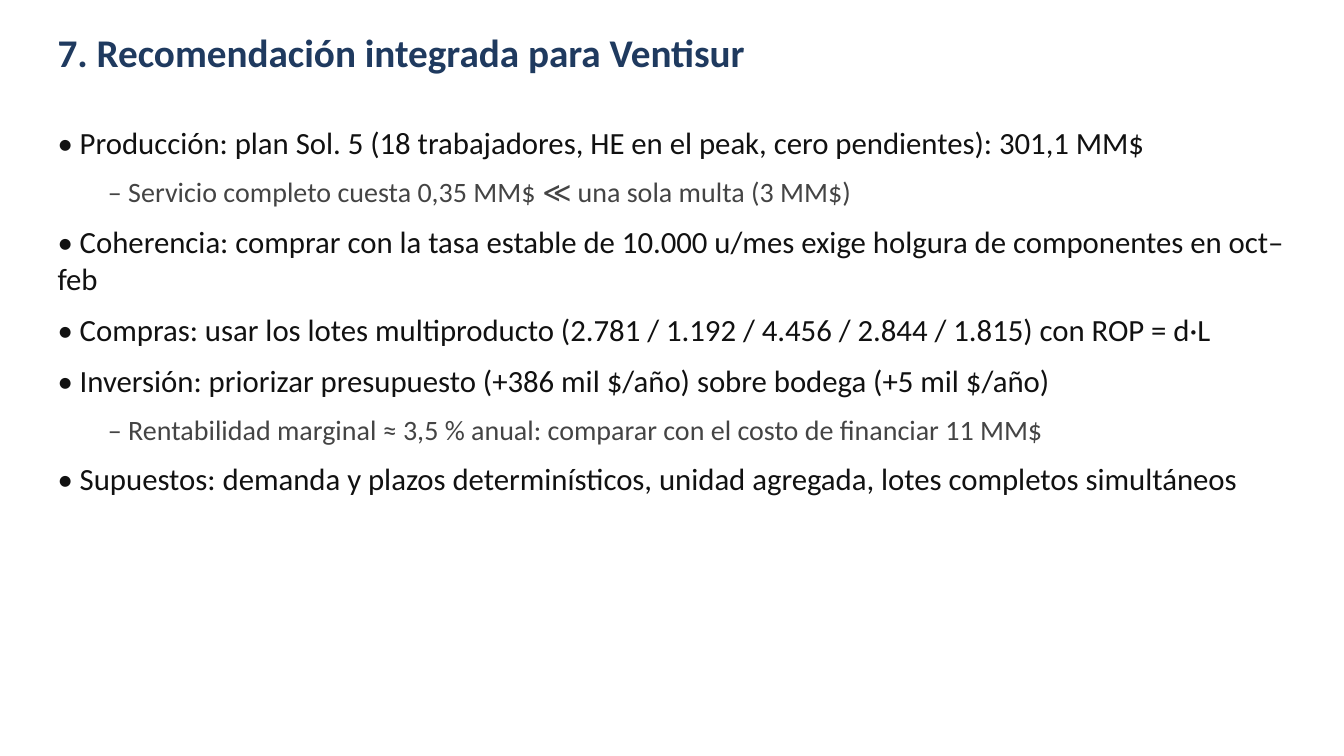
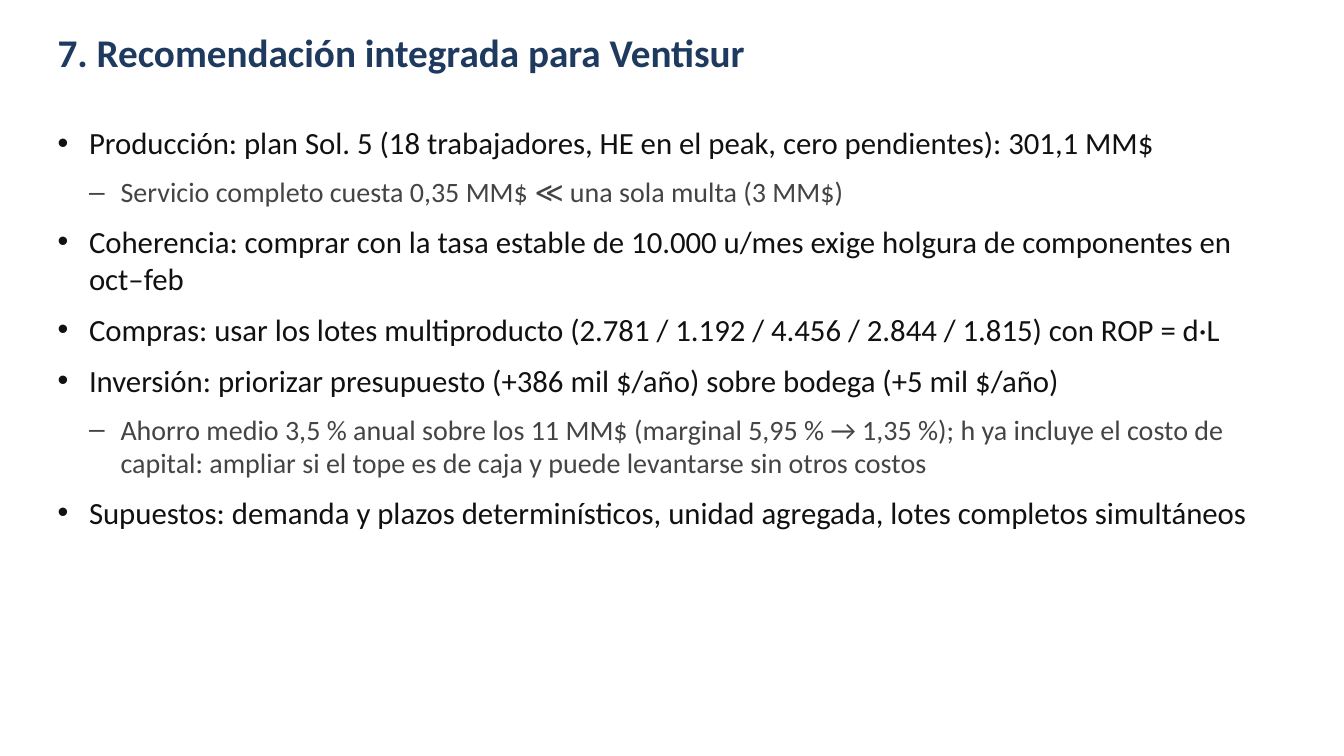
Before and after one commit to cdevidts/GDO-proyecto, a slide deck: slide 8 of proyecto/04_presentacion/Presentacion_Ventisur.pptx. Drawn at 1344x756 pixels with LibreOffice and Linux fonts; fonts in the diff are those of the drawing. Boxes give left, top, right and bottom in pixels: in the first picture for what was removed or moved away, otherwise in the second. Text is boxed around its words. In the diff, an @@ line names an element or a change of style, - is before the commit and + after.

```diff
--- a/proyecto/04_presentacion/Presentacion_Ventisur.pptx
+++ b/proyecto/04_presentacion/Presentacion_Ventisur.pptx
@@ text at box(89, 131, 1246, 530): text changed @@
-• Producción: plan Sol. 5 (18 trabajadores, HE en el peak, cero pendientes): 301,1 MM$
-  – Servicio completo cuesta 0,35 MM$ ≪ una sola multa (3 MM$)
-• Coherencia: comprar con la tasa estable de 10.000 u/mes exige holgura de componentes en oct–feb
-• Compras: usar los lotes multiproducto (2.781 / 1.192 / 4.456 / 2.844 / 1.815) con ROP = d·L
-• Inversión: priorizar presupuesto (+386 mil $/año) sobre bodega (+5 mil $/año)
-  – Rentabilidad marginal ≈ 3,5 % anual: comparar con el costo de financiar 11 MM$
-• Supuestos: demanda y plazos determinísticos, unidad agregada, lotes completos simultáneos
+• Producción: plan Sol. 5 (18 trabajadores, HE en el peak, cero pendientes): 301,1 MM$
+  – Servicio completo cuesta 0,35 MM$ ≪ una sola multa (3 MM$)
+• Coherencia: comprar con la tasa estable de 10.000 u/mes exige holgura de componentes en oct–feb
+• Compras: usar los lotes multiproducto (2.781 / 1.192 / 4.456 / 2.844 / 1.815) con ROP = d·L
+• Inversión: priorizar presupuesto (+386 mil $/año) sobre bodega (+5 mil $/año)
+  – Ahorro medio 3,5 % anual sobre los 11 MM$ (marginal 5,95 % → 1,35 %); h ya incluye el costo de capital: ampliar si el tope es de caja y puede levantarse sin otros costos
+• Supuestos: demanda y plazos determinísticos, unidad agregada, lotes completos simultáneos
```
Also in this commit, not shown: 6 other slides changed, 23 other files.
